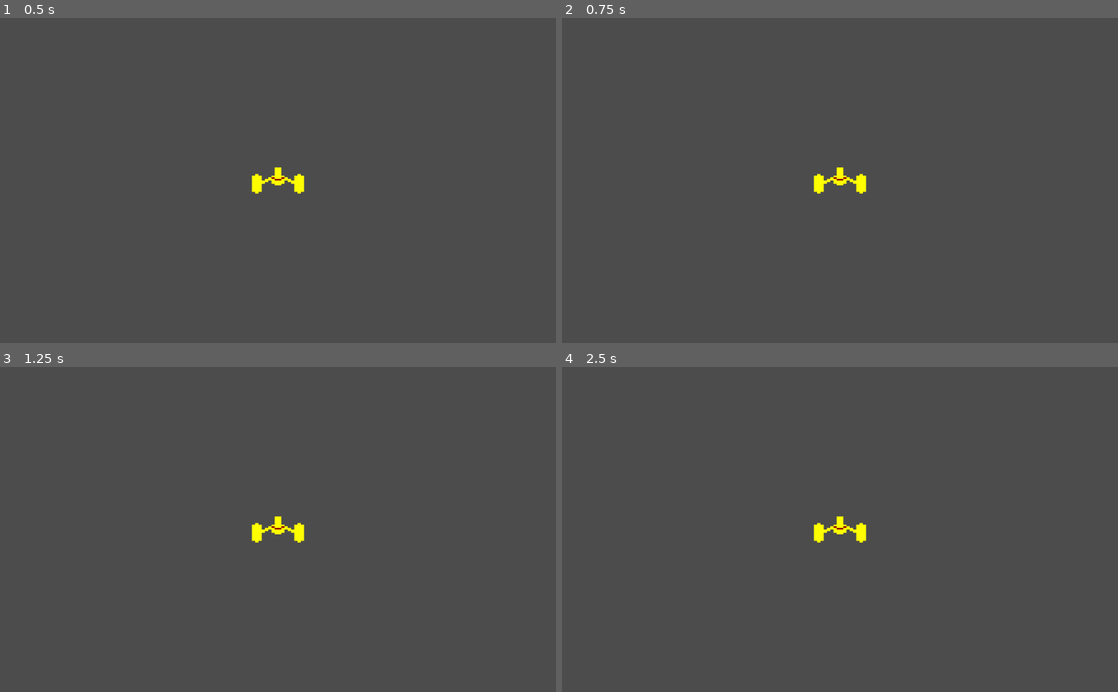
Above: before the commit, frames 1-4 (two rows, left to right).
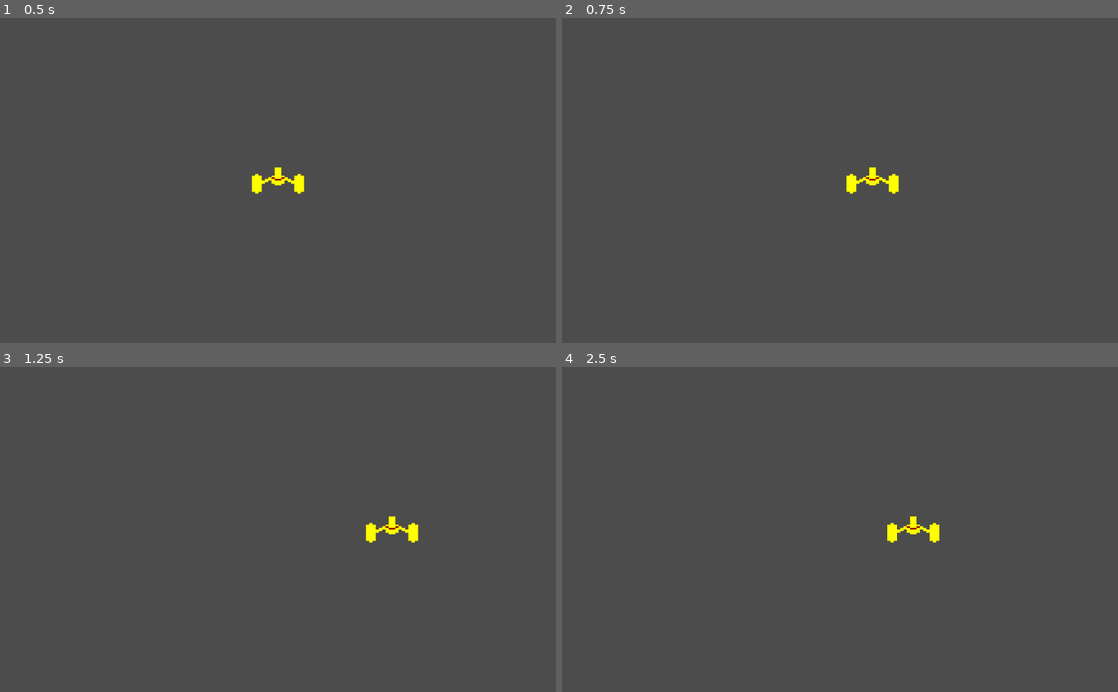
Above: after the commit, the same moments.

Repository: ncabanes/cursosYouTube
Game: Godot game, scene res://EscenaDeJuego.tscn
The game is run twice, just before and just after one commit, with the same random seed, the same clock (stepped at 60 frames per second) and the same inputs.
Inputs:
- Up to frame 1 (0.5 s): no input
- Up to frame 2 (0.75 s): tap Enter at 0.5 s; hold Right (ui_right) from 0.53 s (still down)
- Up to frame 3 (1.25 s): keep holding Right (ui_right)
- Up to frame 4 (2.5 s): release Right (ui_right) at 1.28 s; hold Left (ui_left) 1.28-2.03 s; hold Right (ui_right) from 2.03 s (still down)

Frame 1 is identical in both runs. In frame 2, 0.6% of the frame differs, in the area x 45-61%, y 45-55%; in frame 3, 0.7%, in the area x 45-76%, y 45-55%; in frame 4, 0.7%.

Commit message:
Godot 2020: Estado tras el video 3 (mover imagen)

Diff:
--- a/godot2020/proyecto/Marcianos/EscenaDeJuego.tscn
+++ b/godot2020/proyecto/Marcianos/EscenaDeJuego.tscn
@@ -1,10 +1,13 @@
-[gd_scene load_steps=2 format=2]
+[gd_scene load_steps=3 format=2]
 
 [ext_resource path="res://imagenes/nave.png" type="Texture" id=1]
+[ext_resource path="res://Nave.gd" type="Script" id=2]
 
 [node name="EscenaDeJuego" type="Node2D"]
 
 [node name="Nave" type="Area2D" parent="."]
+script = ExtResource( 2 )
+pixelesPorSegundo = 300
 
 [node name="Sprite" type="Sprite" parent="Nave"]
 position = Vector2( 512, 300 )
--- /dev/null
+++ b/godot2020/proyecto/Marcianos/Nave.gd
@@ -0,0 +1,12 @@
+extends Area2D
+
+export var pixelesPorSegundo : int = 180
+
+func _ready():
+	pass
+
+func _process(delta):
+	if Input.is_action_pressed("ui_right"):
+		position.x += pixelesPorSegundo * delta
+	if Input.is_action_pressed("ui_left"):
+		position.x -= pixelesPorSegundo * delta
Not shown, added: godot2020/versiones/Marcianos-godot003-moverImagen.zip
